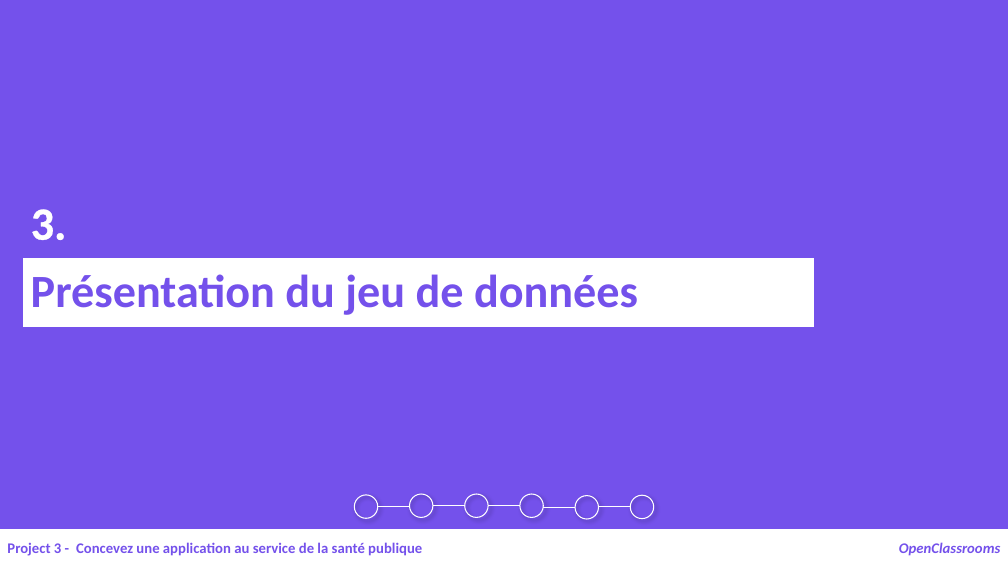
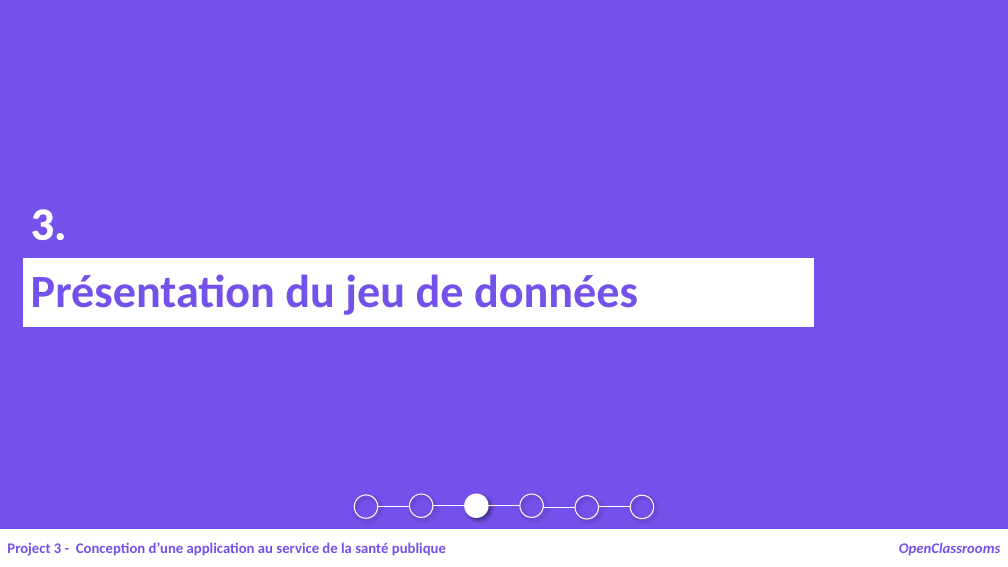
Before and after one commit to samirhinojosa/OC-P3-design-application-public-health, a slide deck: slide 7 of supports/P3_02_presentation v1.pptx. Drawn at 1008x567 pixels with LibreOffice and Linux fonts; fonts in the diff are those of the drawing. Boxes give left, top, right and bottom in pixels: in the first picture for what was removed or moved away, otherwise in the second. Text is boxed around its words. In the diff, an @@ line names an element or a change of style, - is before the commit and + after.

```diff
--- a/supports/P3_02_presentation v1.pptx
+++ b/supports/P3_02_presentation v1.pptx
@@ ellipse at [465,494,488,517]: fill none to #FFFFFF @@
@@ text at [7,542,446,556]: text changed @@
-Project 3 - Concevez une application au service de la santé publique
+Project 3 - Conception d’une application au service de la santé publique
```
Also in this commit, not shown: 33 other slides changed, 1 slide added, 22 other files.
